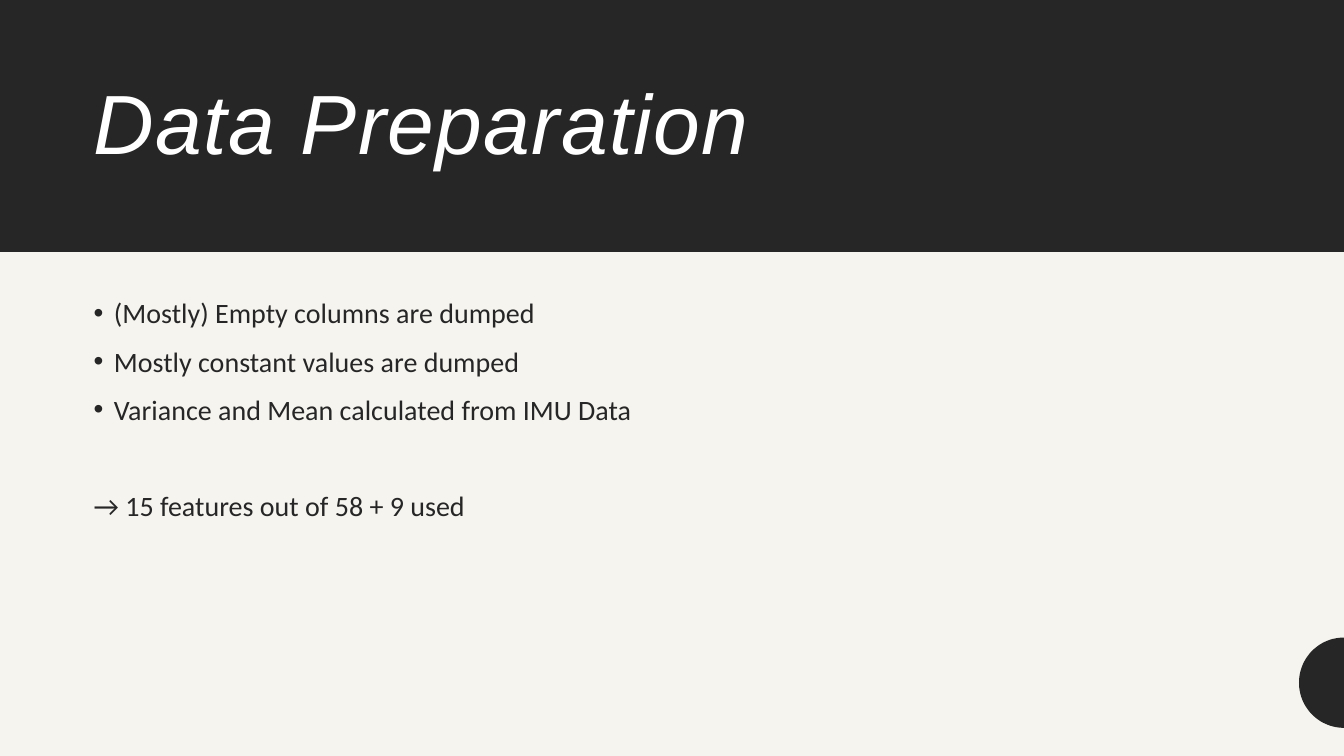
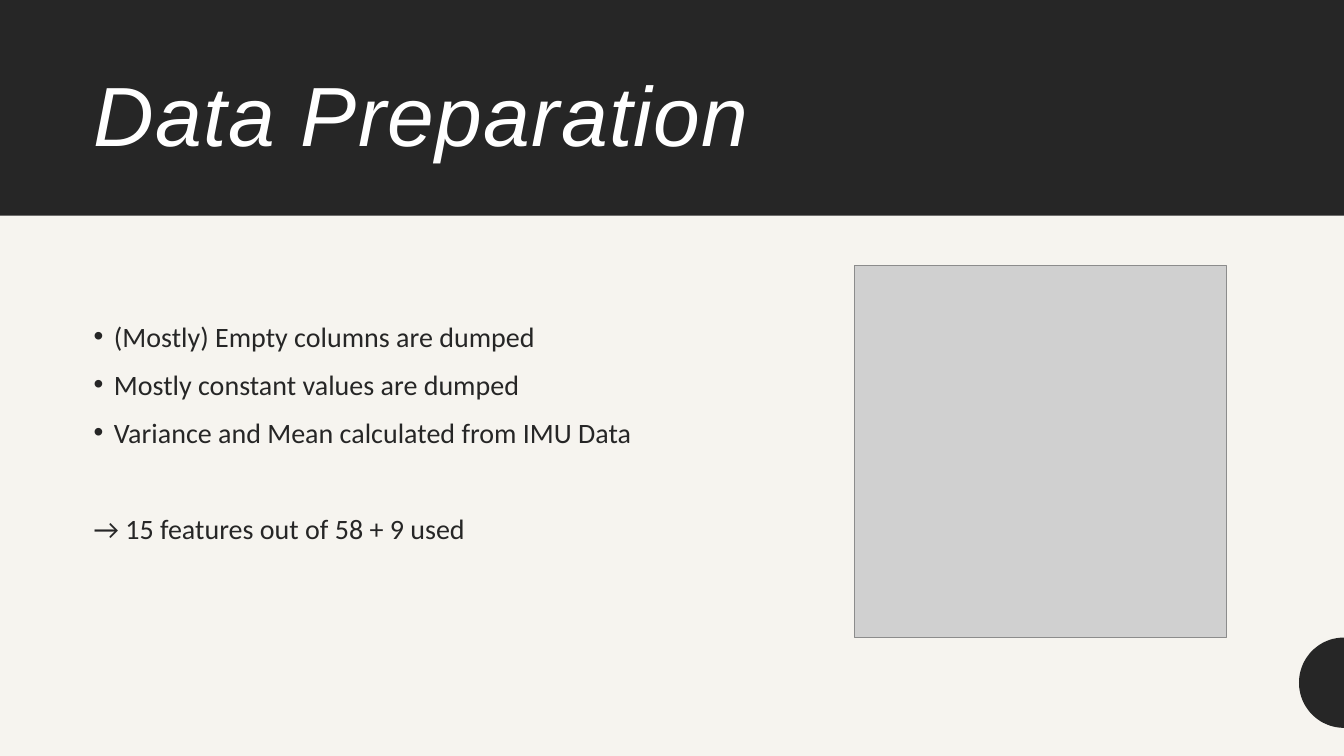
Before and after one commit to Torbynator/GoogleDecimeterChallenge, a slide deck: slide 6 of Prüfung/Google Decimeter Challenge.pptx. Drawn at 1344x756 pixels with LibreOffice and Linux fonts; fonts in the diff are those of the drawing; grey boxes stand for pictures. Boxes give left, top, right and bottom in pixels: in the first picture for what was removed or moved away, otherwise in the second. Text is boxed around its words. In the diff, an @@ line names an element or a change of style, - is before the commit and + after.

```diff
--- a/Prüfung/Google Decimeter Challenge.pptx
+++ b/Prüfung/Google Decimeter Challenge.pptx
@@ rectangle resized from (x1=0, y1=0, x2=1344, y2=252) to (x1=0, y1=0, x2=1344, y2=216) @@
@@ title "Data Preparation" moved from (x1=94, y1=93, x2=749, y2=170) to (x1=94, y1=85, x2=749, y2=162) @@
@@ text "(Mostly) Empty columns are dumped" moved from (x1=114, y1=302, x2=631, y2=516) to (x1=114, y1=326, x2=631, y2=539) @@
@@ text "(Mostly) Empty columns are dumped" at (x1=114, y1=326, x2=631, y2=539): vertical alignment top to middle @@
@@ picture added at (x1=855, y1=266, x2=1227, y2=638) @@
```
Also in this commit, not shown: 7 other slides changed, 2 slides added, 16 other files.
